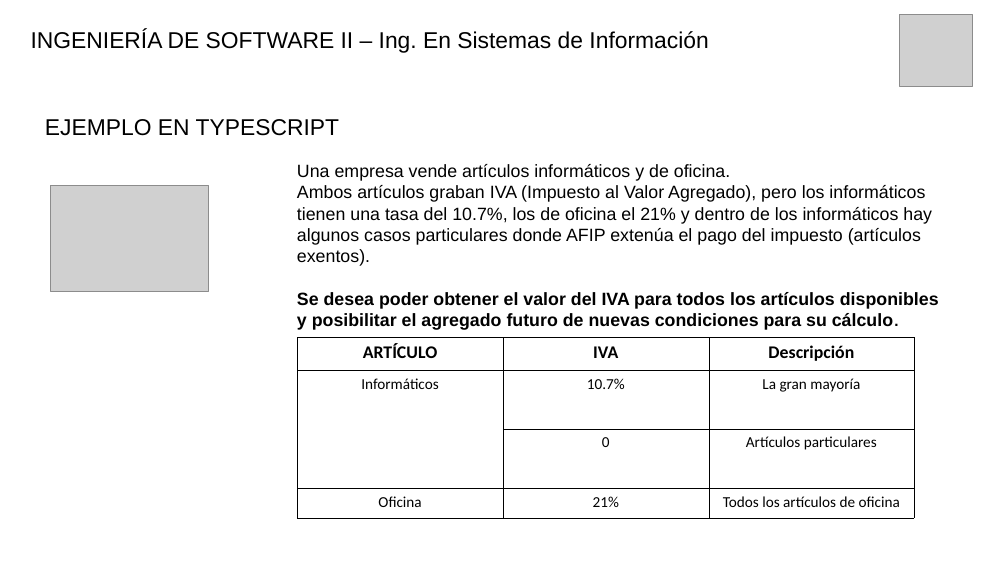
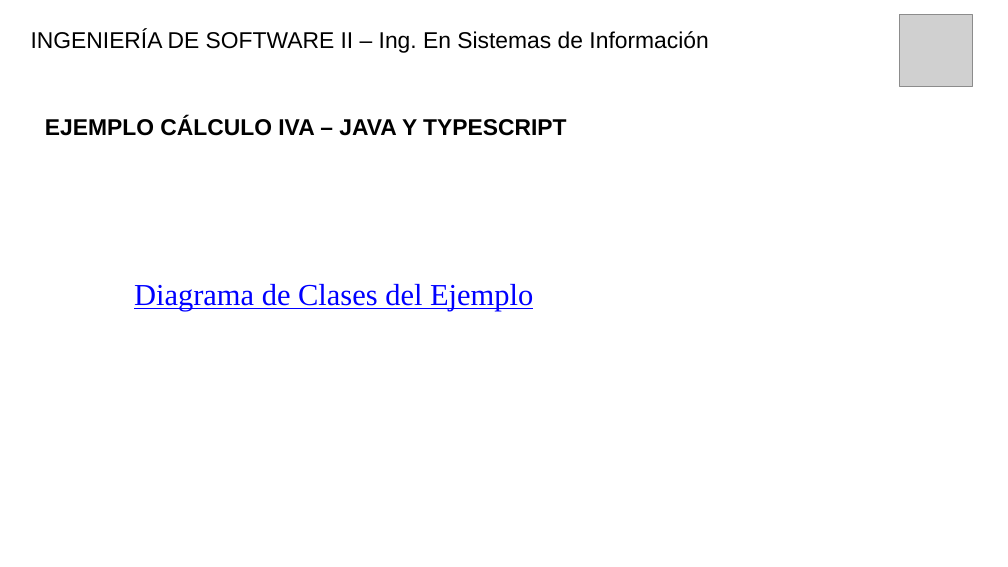
Before and after one commit to fabiodmk/factorypatternjava, a slide deck: slide 11 of Documentación/Factory Pattern.pptx. Drawn at 1008x567 pixels with LibreOffice and Linux fonts; fonts in the diff are those of the drawing; grey boxes stand for pictures. Boxes give left, top, right and bottom in pixels: in the first picture for what was removed or moved away, otherwise in the second. Text is boxed around its words. In the diff, an @@ line names an element or a change of style, - is before the commit and + after.

```diff
--- a/Documentación/Factory Pattern.pptx
+++ b/Documentación/Factory Pattern.pptx
@@ text at <box>45,117,566,136</box>: text changed; bold on @@
-EJEMPLO EN TYPESCRIPT
+EJEMPLO CÁLCULO IVA – JAVA Y TYPESCRIPT
@@ text removed at <box>297,164,939,330</box> @@
-Una empresa vende artículos informáticos y de oficina.
-Ambos artículos graban IVA (Impuesto al Valor Agregado), pero los informáticos tienen una tasa del 10.7%, los de oficina el 21% y dentro de los informáticos hay algunos casos particulares donde AFIP extenúa el pago del impuesto (artículos exentos).
-Se desea poder obtener el valor del IVA para todos los artículos disponibles y posibilitar el agregado futuro de nuevas condiciones para su cálculo.
@@ picture removed at <box>50,186,209,291</box> @@
@@ text added at <box>134,284,533,311</box>, 24 pt, text #0000FF, underline @@
+Diagrama de Clases del Ejemplo
@@ table removed at <box>297,338,915,519</box>, 4 rows, 3 columns @@
-ARTÍCULO | IVA | Descripción
-Informáticos | 10.7% | La gran mayoría
- | 0 | Artículos particulares
-Oficina | 21% | Todos los artículos de oficina
```
Also in this commit, not shown: 4 other slides changed, 2 other files.
